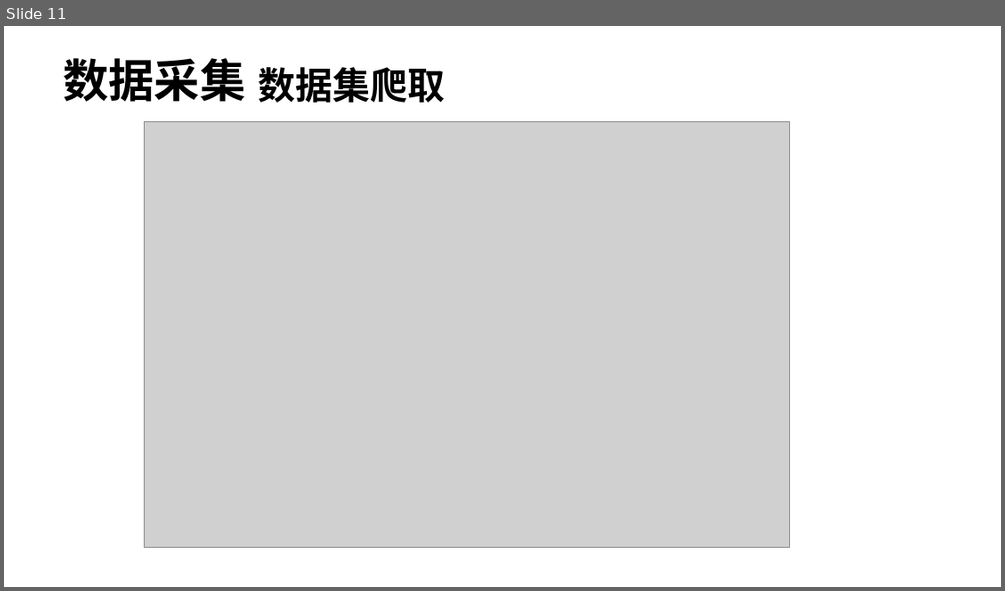
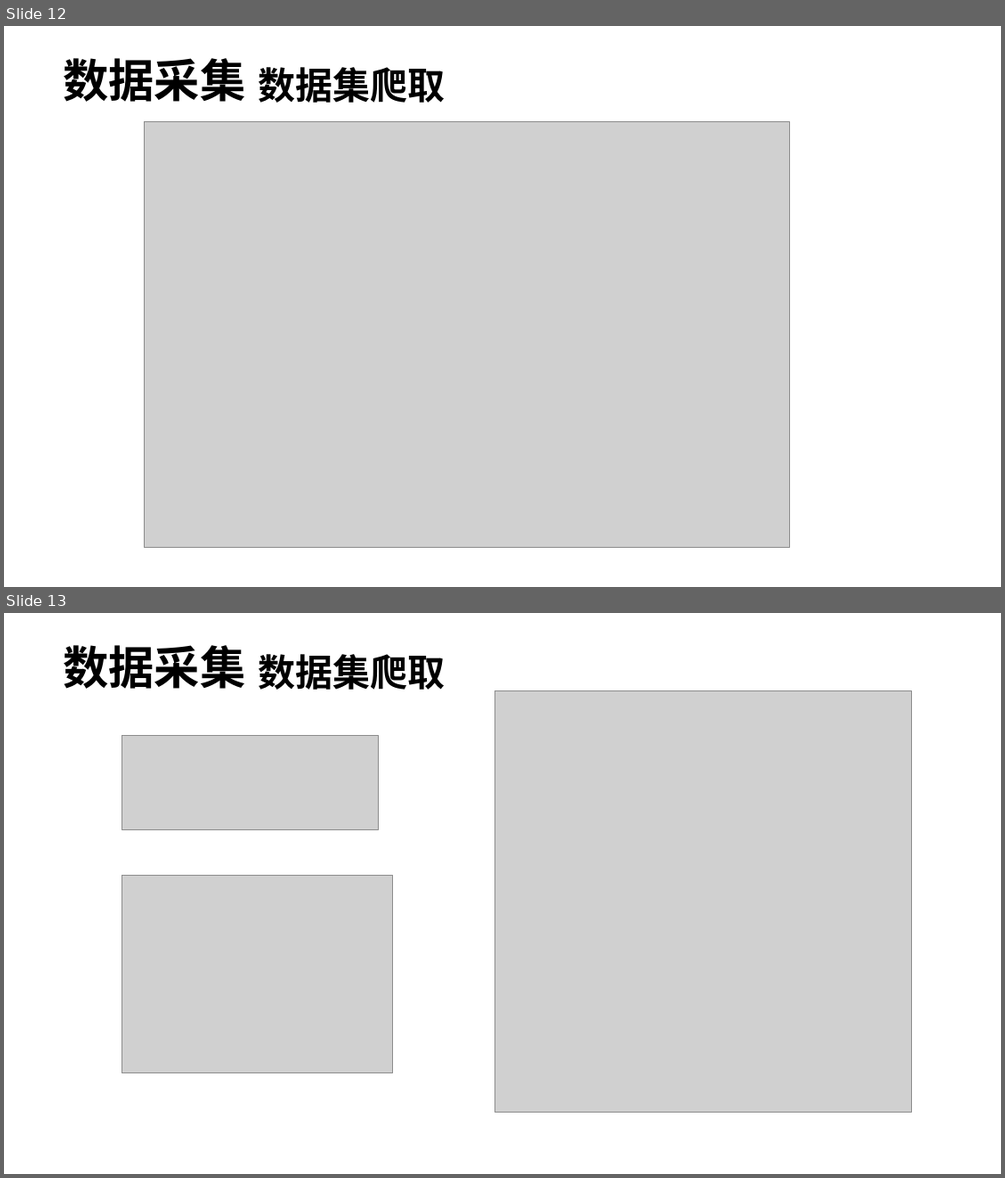
Before and after one commit to wanqqq29/2077CommentAnalyze, a slide deck: 材料/PPT/答辩v1.pptx. Shown one above the other, each under a label of ours: slide 11 before the commit, slides 12 and 13 after it. The pictures are 1005x591 and 1005x1178 pixels, drawn with LibreOffice and Linux fonts; fonts in the diff are those of the drawing; grey boxes stand for pictures; background and template pictures are left out. Boxes give left, top, right and bottom in pixels: in the first picture for what was removed or moved away, otherwise in the second. Text is boxed around its words. In the diff, an @@ line names an element or a change of style, - is before the commit and + after.

```diff
--- a/材料/PPT/答辩v1.pptx
+++ b/材料/PPT/答辩v1.pptx
@@ slide 13 added at (x1=4, y1=613, x2=1001, y2=1174), background picture (left out) @@
@@ text added at (x1=63, y1=645, x2=245, y2=689), 44 pt, text #000000, bold @@
+数据采集
@@ text added at (x1=258, y1=654, x2=445, y2=690), 36 pt, text #000000, bold @@
+数据集爬取
@@ picture added at (x1=495, y1=690, x2=911, y2=1112) @@
@@ picture added at (x1=121, y1=736, x2=378, y2=830) @@
@@ picture added at (x1=121, y1=876, x2=392, y2=1074) @@
@@ what was slide 11 is now slide 12 @@
```
Also in this commit, not shown: 1 other slide added, 21 other files.
